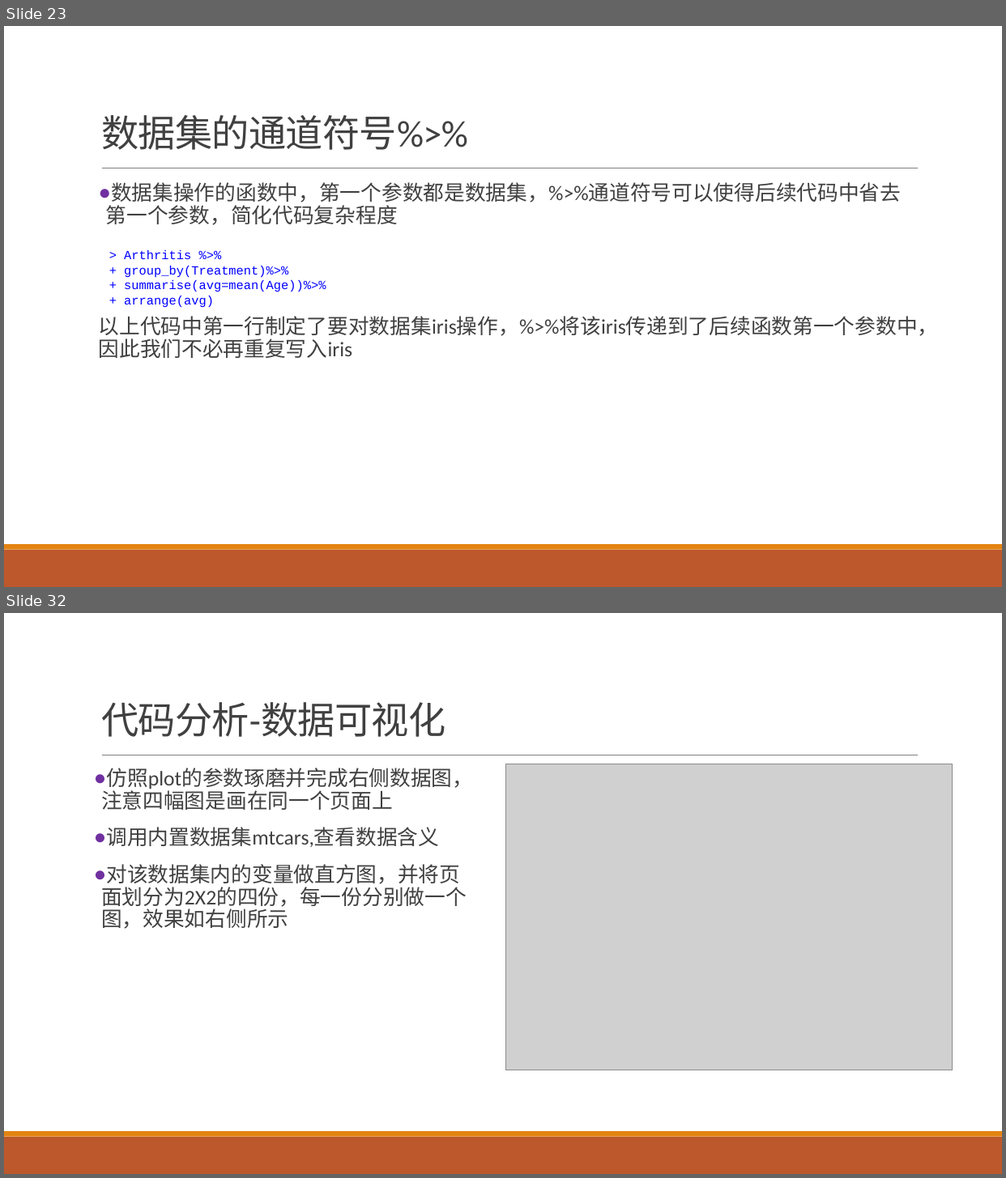
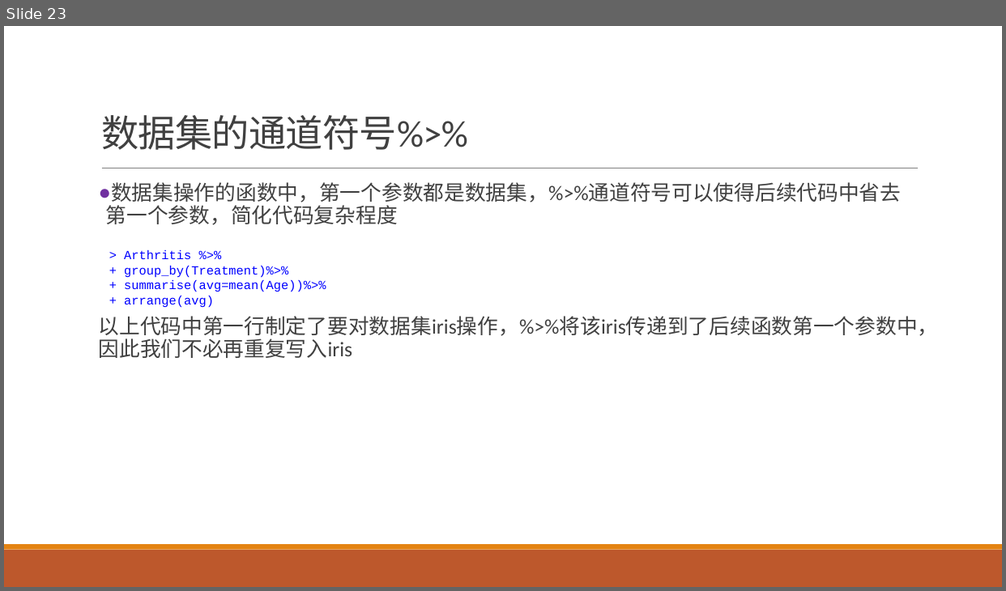
Before and after one commit to exoplanetX/DataAnalytics, a slide deck: 实验3-探索性分析.pptx. Shown one above the other, each under a label of ours: slides 23 and 32 before the commit, slide 23 after it; the slides between them are not shown. The pictures are 1006x1178 and 1006x591 pixels, drawn with LibreOffice and Linux fonts; fonts in the diff are those of the drawing; grey boxes stand for pictures. Boxes give left, top, right and bottom in pixels: in the first picture for what was removed or moved away, otherwise in the second. Text is boxed around its words. In the diff, an @@ line names an element or a change of style, - is before the commit and + after.

```diff
--- a/实验3-探索性分析.pptx
+++ b/实验3-探索性分析.pptx
@@ slide 32 removed at bbox=[4, 613, 1002, 1174], background #FFFFFF; not listed: 3 template elements that a slide beside it also shows @@
@@ title removed at bbox=[101, 702, 445, 737] @@
-代码分析-数据可视化
@@ text removed at bbox=[101, 768, 473, 929] @@
-● 仿照plot的参数琢磨并完成右侧数据图，注意四幅图是画在同一个页面上
-● 调用内置数据集mtcars,查看数据含义
-● 对该数据集内的变量做直方图，并将页面划分为2X2的四份，每一份分别做一个图，效果如右侧所示
@@ picture removed at bbox=[505, 764, 953, 1071] @@
```
Also in this commit, not shown: 1 slide changed, 8 other slides removed, 4 other files.
